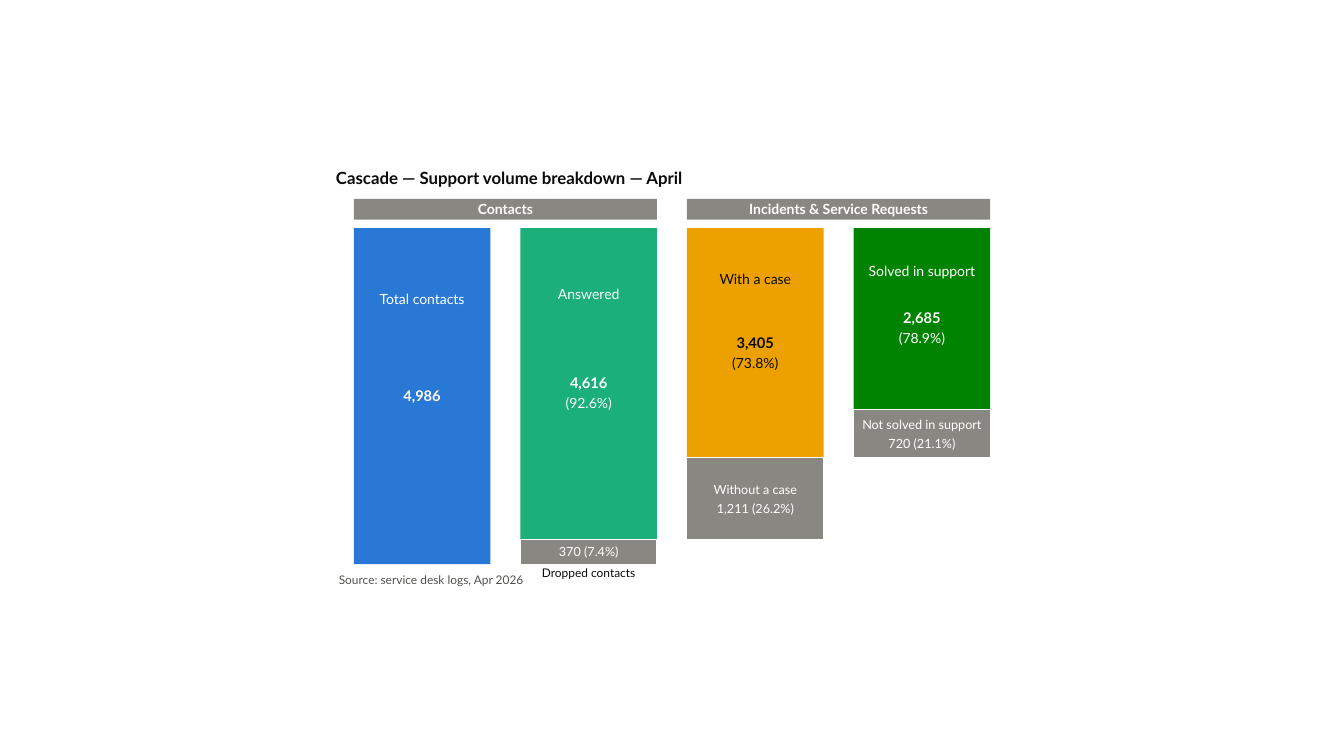
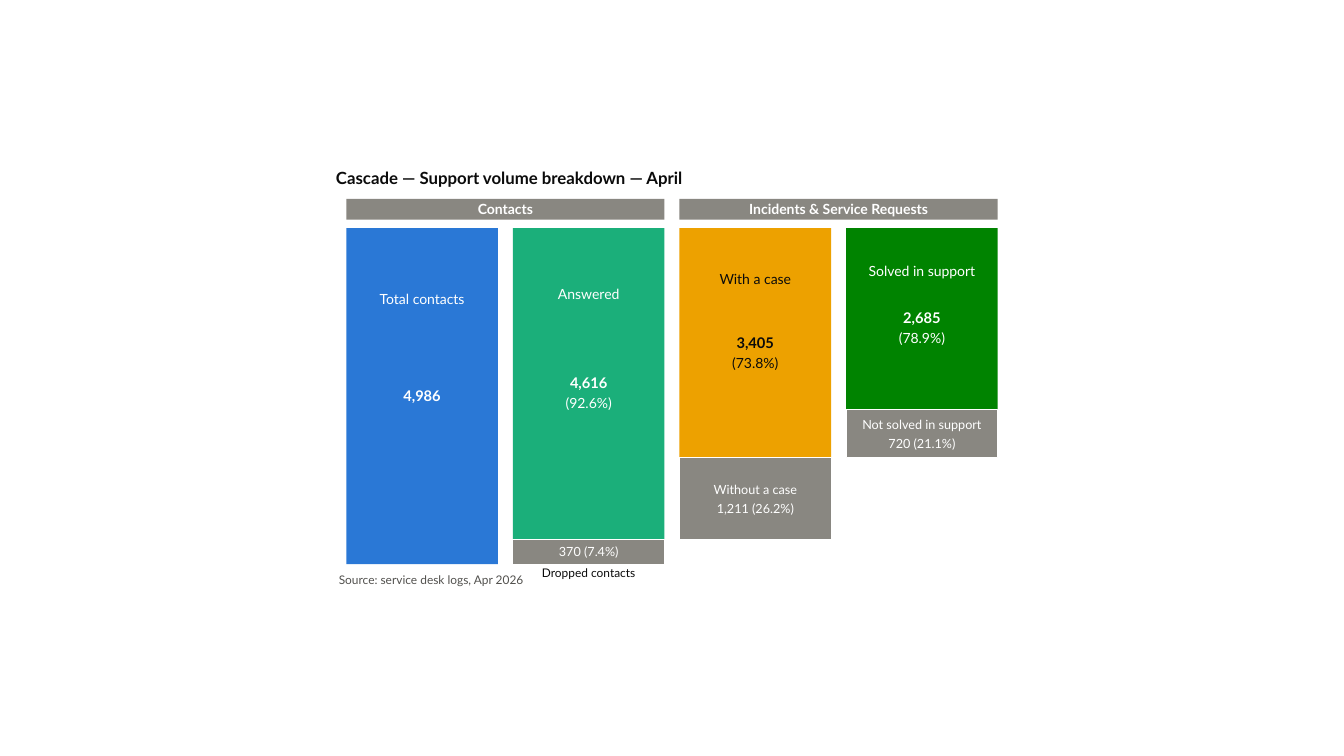
Before and after one commit to dannbleeker/PowerChart, a slide deck: slide 19 of examples/showcase.pptx. Drawn at 1344x756 pixels with LibreOffice and Linux fonts; fonts in the diff are those of the drawing. Boxes give left, top, right and bottom in pixels: in the first picture for what was removed or moved away, otherwise in the second. Text is boxed around its words. In the diff, an @@ line names an element or a change of style, - is before the commit and + after.

```diff
--- a/examples/showcase.pptx
+++ b/examples/showcase.pptx
@@ rectangle: place and size @@
-rectangle at <box>354,199,657,220</box>
+rectangle at <box>347,199,665,220</box>
@@ rectangle: place and size @@
-rectangle at <box>688,199,991,220</box>
+rectangle at <box>680,199,998,220</box>
@@ rectangle: place and size @@
-rectangle at <box>354,228,491,564</box>
+rectangle at <box>347,228,498,564</box>
@@ rectangle: place and size @@
-rectangle at <box>520,228,657,539</box>
+rectangle at <box>513,228,664,539</box>
@@ rectangle: place and size @@
-rectangle at <box>688,228,825,458</box>
+rectangle at <box>680,228,831,458</box>
@@ rectangle: place and size @@
-rectangle at <box>854,228,991,409</box>
+rectangle at <box>846,228,997,409</box>
@@ rectangle: place and size @@
-rectangle at <box>854,409,991,458</box>
+rectangle at <box>846,409,997,458</box>
@@ rectangle: place and size @@
-rectangle at <box>688,458,825,539</box>
+rectangle at <box>680,458,831,539</box>
@@ rectangle: place and size @@
-rectangle at <box>520,539,657,565</box>
+rectangle at <box>513,539,664,565</box>
```
Also in this commit, not shown: 2 other files.
